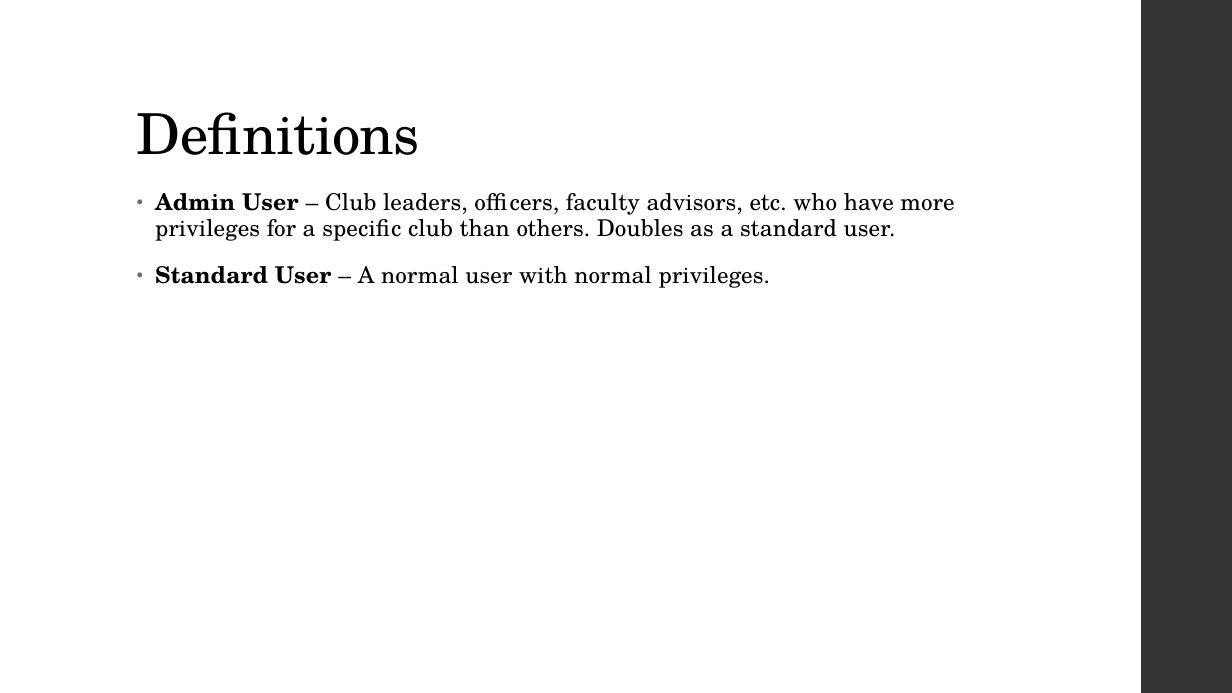
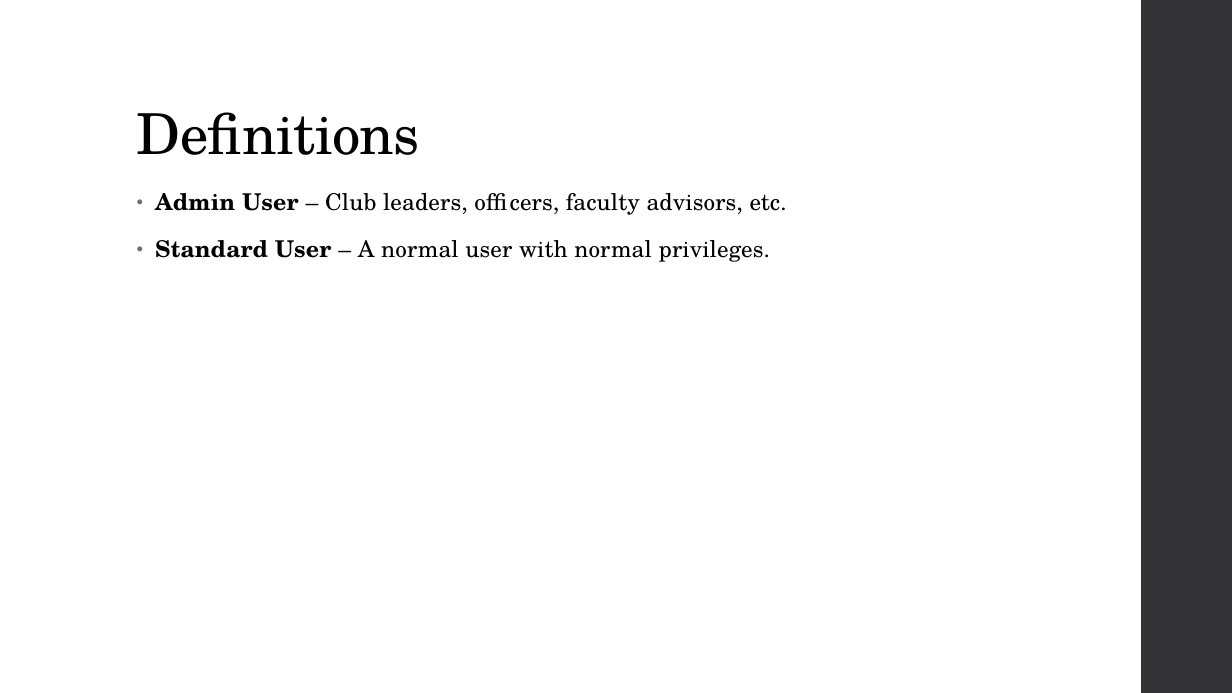
Before and after one commit to amgabriel45/CS495ClubStuff, a slide deck: slide 3 of Crimson Clubs (Requirements).pptx. Drawn at 1232x693 pixels with LibreOffice and Linux fonts; fonts in the diff are those of the drawing. Boxes give left, top, right and bottom in pixels: in the first picture for what was removed or moved away, otherwise in the second. Text is boxed around its words. In the diff, an @@ line names an element or a change of style, - is before the commit and + after.

```diff
--- a/Crimson Clubs (Requirements).pptx
+++ b/Crimson Clubs (Requirements).pptx
@@ text at <box>155,193,787,215</box>: text changed @@
-• Admin User – Club leaders, officers, faculty advisors, etc. who have more privileges for a specific club than others. Doubles as a standard user.
+• Admin User – Club leaders, officers, faculty advisors, etc.
```
Also in this commit, not shown: 3 other slides changed, 2 slides removed.
